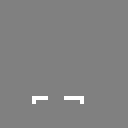
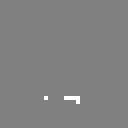
Comparing the layer stacks of the two w=128, h=128 images. Changes:
painted on "Layer 3" over left=32, top=96, right=84, bottom=104
